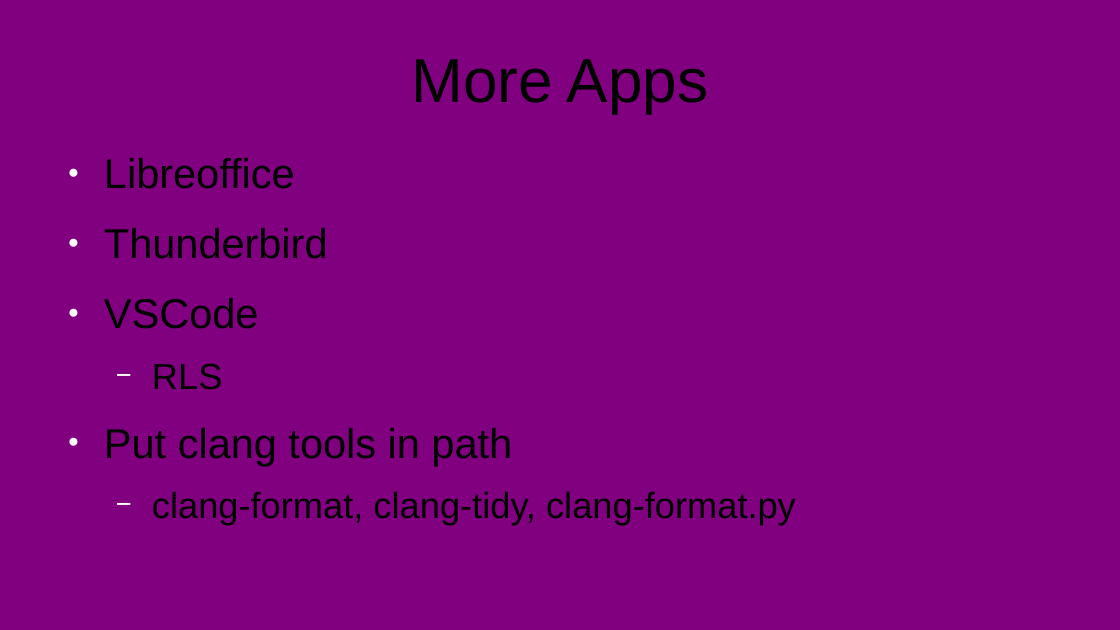
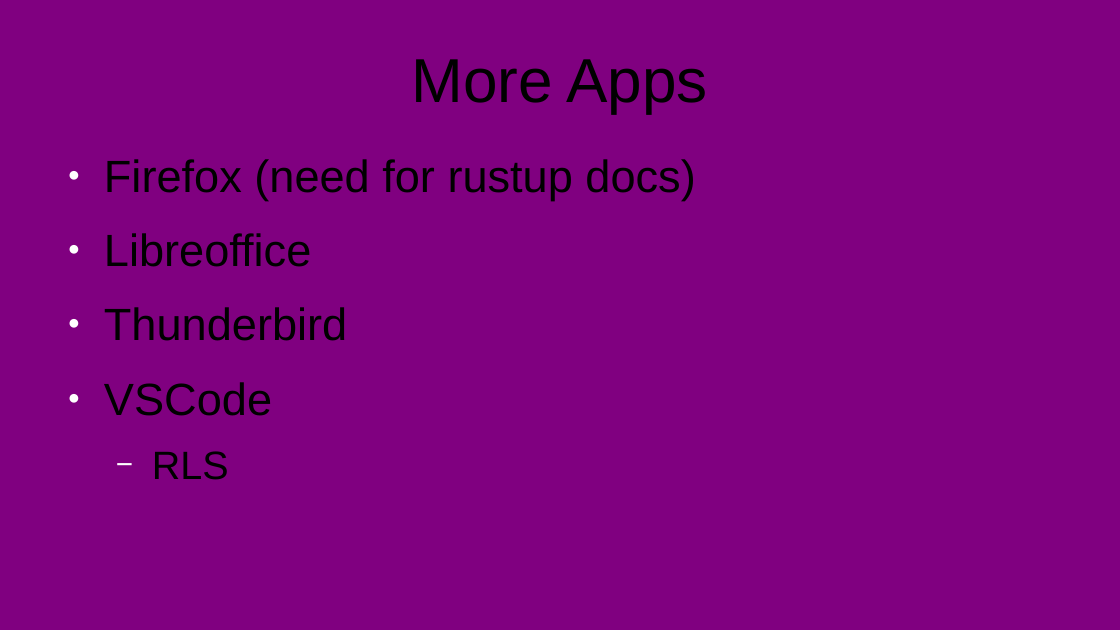
Before and after one commit to stevemac321/snippets, a slide deck: slide 5 of FreeBSD-Drop/Desktop/FreeBSD.pptx. Drawn at 1120x630 pixels with LibreOffice and Linux fonts; fonts in the diff are those of the drawing. Boxes give left, top, right and bottom in pixels: in the first picture for what was removed or moved away, otherwise in the second. Text is boxed around its words. In the diff, an @@ line names an element or a change of style, - is before the commit and + after.

```diff
--- a/FreeBSD-Drop/Desktop/FreeBSD.pptx
+++ b/FreeBSD-Drop/Desktop/FreeBSD.pptx
@@ text at (x1=104, y1=159, x2=695, y2=201): paragraph added @@
+● Firefox (need for rustup docs)
@@ text at (x1=104, y1=233, x2=347, y2=480): size 29.4 to 32 pt in "Libreoffice", "Thunderbird", "VSCode"; size 25.8 to 28 pt in "RLS" @@
@@ text at (x1=104, y1=428, x2=796, y2=525): paragraphs removed @@
-● Put clang tools in path
-  − clang-format, clang-tidy, clang-format.py
```
Also in this commit, not shown: 3 other slides changed, 1 slide added.
